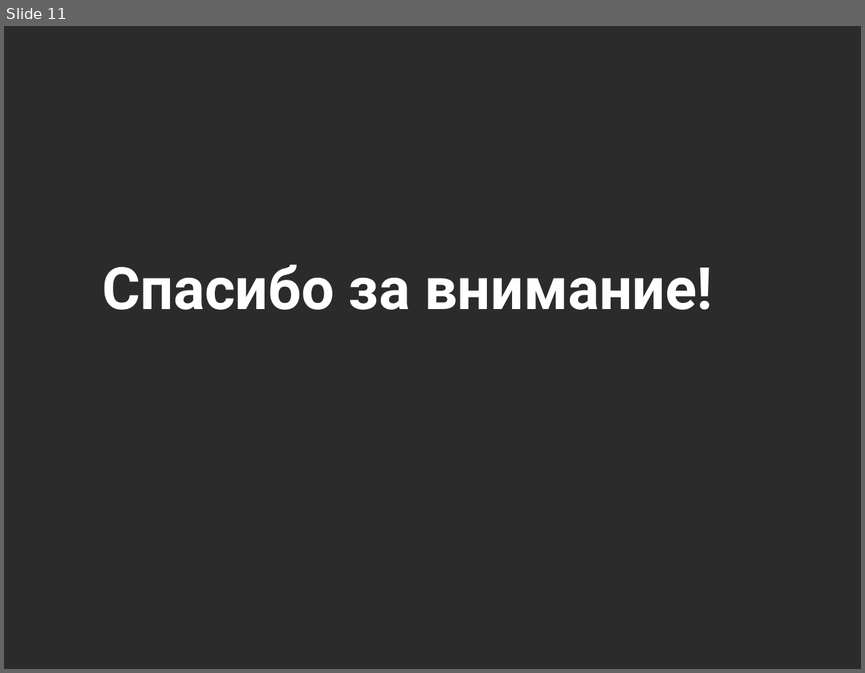
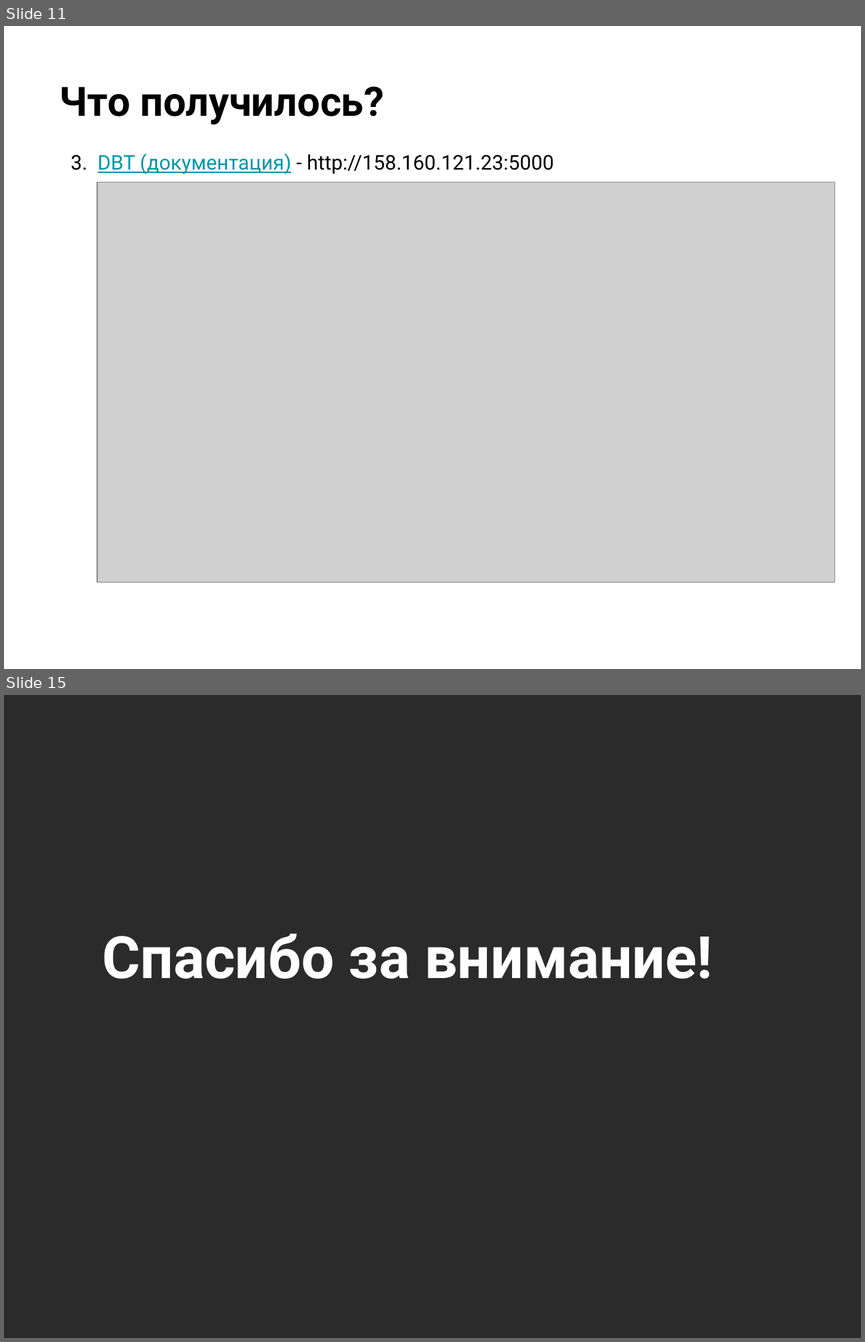
Before and after one commit to petryak-off/otus_dz, a slide deck: Проектная работа.pptx. Shown one above the other, each under a label of ours: slide 11 before the commit, slides 11 and 15 after it; the slides between them are not shown. The pictures are 865x673 and 865x1342 pixels, drawn with LibreOffice and Linux fonts; fonts in the diff are those of the drawing; grey boxes stand for pictures; background and template pictures are left out; a plain dark background stands for a picture behind light text. Boxes give left, top, right and bottom in pixels: in the first picture for what was removed or moved away, otherwise in the second. Text is boxed around its words. In the diff, an @@ line names an element or a change of style, - is before the commit and + after.

```diff
--- a/Проектная работа.pptx
+++ b/Проектная работа.pptx
@@ slide 11 added at (4, 26, 861, 669), background picture (left out) @@
@@ title added at (60, 87, 384, 125), 34 pt, text #000000, bold @@
+Что получилось?
@@ text added at (71, 153, 553, 174), 17 pt, text #000000 @@
+3. DBT (документация) - http://158.160.121.23:5000
@@ picture added at (97, 182, 835, 582) @@
@@ what was slide 11 is now slide 15 @@
```
Also in this commit, not shown: 2 slides changed, 4 other slides added, 9 slides removed, 6 other files.
